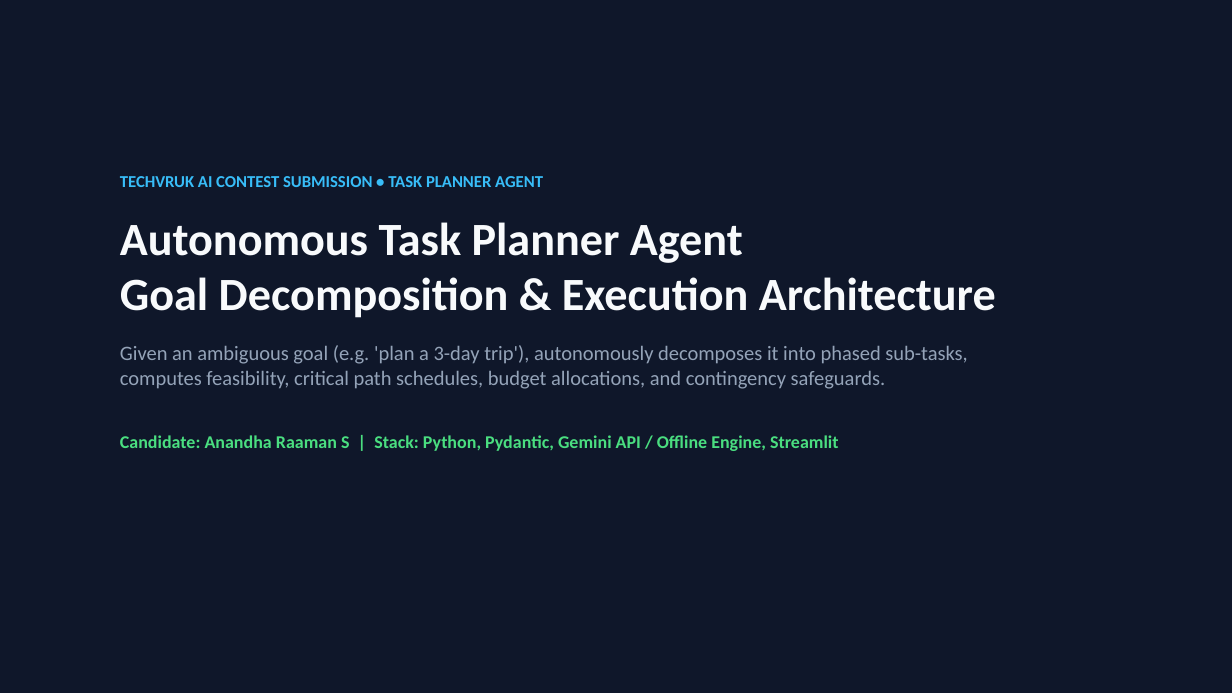
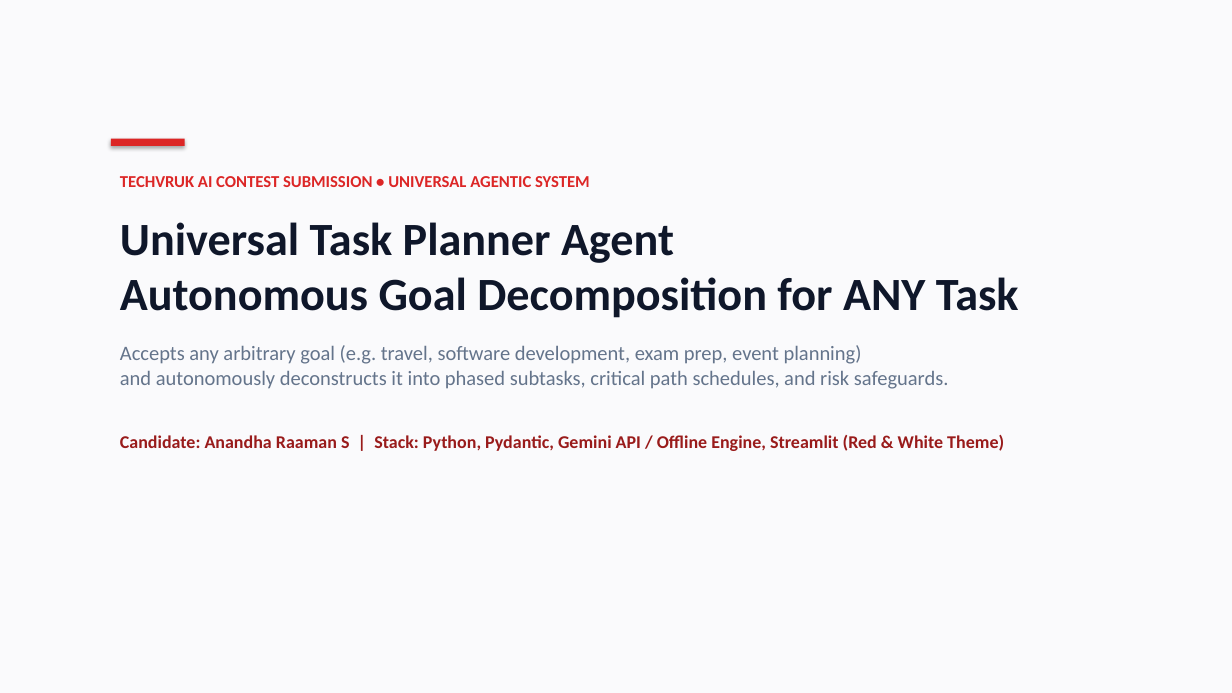
Before and after one commit to Anandha-raaman/Chatbot-Techvruk, a slide deck: slide 1 of Techvruk_Agentic_System_Presentation.pptx. Drawn at 1232x693 pixels with LibreOffice and Linux fonts; fonts in the diff are those of the drawing. Boxes give left, top, right and bottom in pixels: in the first picture for what was removed or moved away, otherwise in the second. Text is boxed around its words. In the diff, an @@ line names an element or a change of style, - is before the commit and + after.

Commit message:
feat: universal task planner agent for any goal with Gemini red-and-white UI

```diff
--- a/Techvruk_Agentic_System_Presentation.pptx
+++ b/Techvruk_Agentic_System_Presentation.pptx
@@ rectangle at box(0, 0, 1232, 693): fill #0F172A to #FAFAFC @@
@@ rectangle added at box(111, 139, 185, 146), fill #DC2626 @@
@@ text at box(120, 176, 1019, 451): text changed; text colour #94A3B8 to #64748B @@
-TECHVRUK AI CONTEST SUBMISSION • TASK PLANNER AGENT
-Autonomous Task Planner Agent
-Goal Decomposition & Execution Architecture
-Given an ambiguous goal (e.g. 'plan a 3-day trip'), autonomously decomposes it into phased sub-tasks,
-computes feasibility, critical path schedules, budget allocations, and contingency safeguards.
-Candidate: Anandha Raaman S | Stack: Python, Pydantic, Gemini API / Offline Engine, Streamlit
+TECHVRUK AI CONTEST SUBMISSION • UNIVERSAL AGENTIC SYSTEM
+Universal Task Planner Agent
+Autonomous Goal Decomposition for ANY Task
+Accepts any arbitrary goal (e.g. travel, software development, exam prep, event planning)
+and autonomously deconstructs it into phased subtasks, critical path schedules, and risk safeguards.
+Candidate: Anandha Raaman S | Stack: Python, Pydantic, Gemini API / Offline Engine, Streamlit (Red & White Theme)
```
Also in this commit, not shown: 4 other slides changed, 11 other files.
